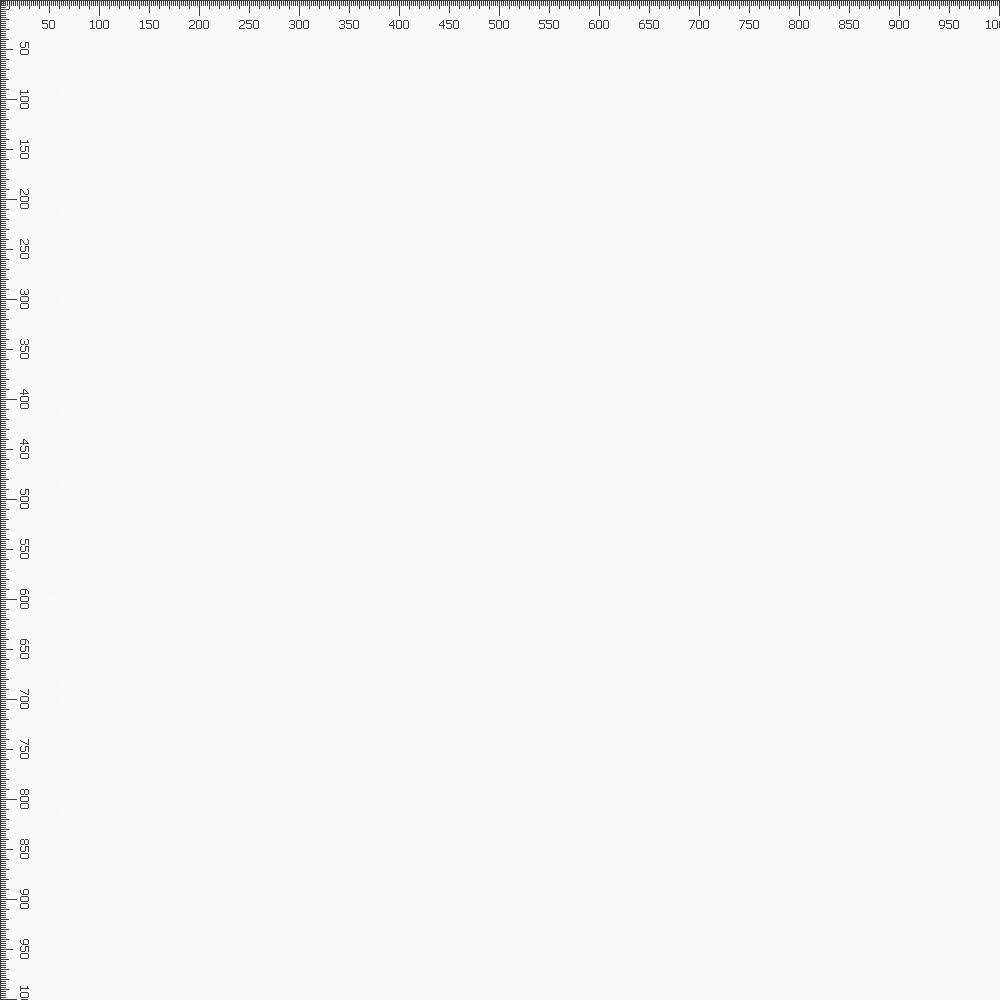
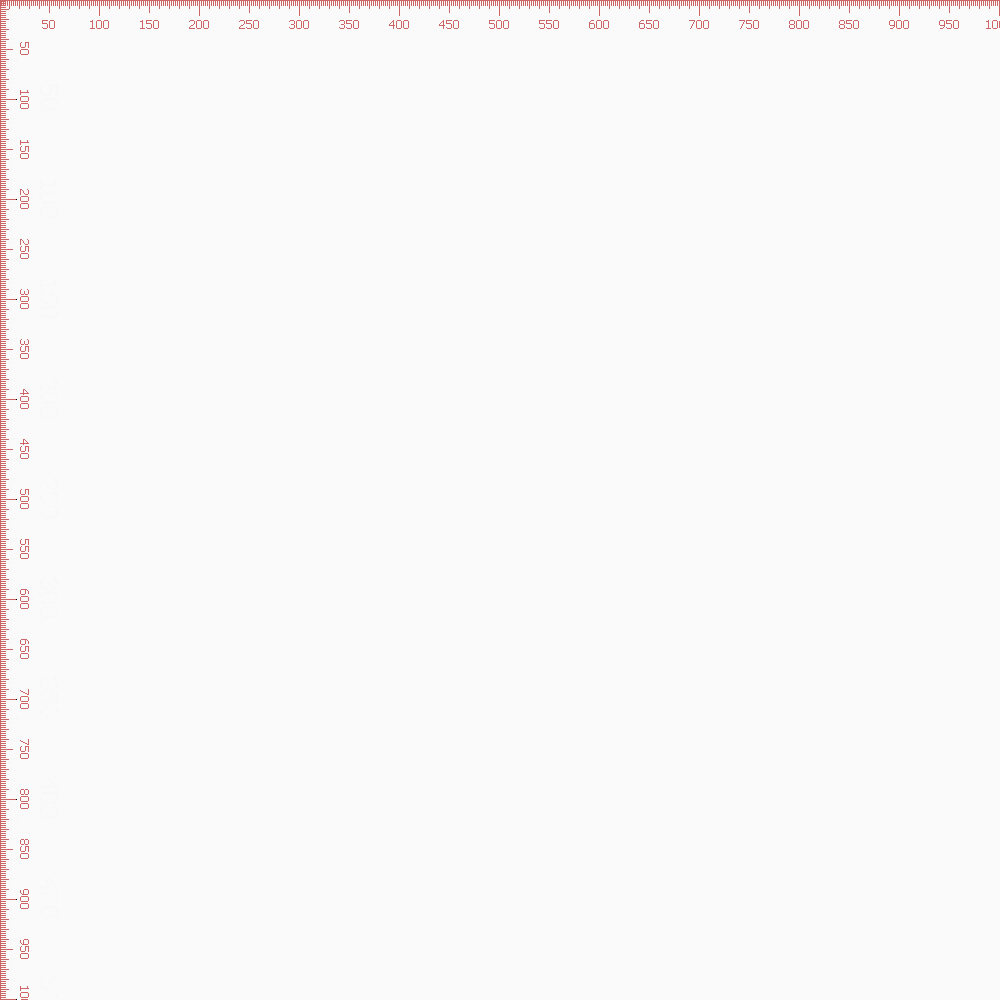
The second (1000, 1000) image is a revision of the first. Changes to its layers:
added group "组 2 副本" with 20 layers above "组 2" over [20, 42, 29, 1000]
added layer "矩形 31 副本" (1st of 2, in "组 2 副本") in group "组 2 副本" over [20, 239, 29, 259]
added layer "矩形 31" (1st of 2, in "组 2 副本") in group "组 2 副本" over [20, 189, 29, 209]
added layer "矩形 20 副本 8" (1st of 2, in "组 2 副本") in group "组 2 副本" over [20, 289, 29, 309]
added layer "矩形 38 副本" (1st of 2, in "组 2 副本") in group "组 2 副本" over [20, 339, 29, 359]
added layer "矩形 20 副本 14" (1st of 2, in "组 2 副本") in group "组 2 副本" over [20, 489, 29, 509]
added layer "矩形 20 副本 17" (1st of 2, in "组 2 副本") in group "组 2 副本" over [20, 589, 29, 609]
added layer "矩形 20 副本 20" (1st of 2, in "组 2 副本") in group "组 2 副本" over [20, 689, 29, 709]
added layer "矩形 63 副本" (1st of 2, in "组 2 副本") in group "组 2 副本" over [20, 839, 29, 859]
added layer "矩形 63" (1st of 2, in "组 2 副本") in group "组 2 副本" over [20, 789, 29, 809]
added layer "矩形 20 副本 27" (1st of 2, in "组 2 副本") in group "组 2 副本" over [20, 939, 29, 959]
added layer "矩形 20 副本 26" (1st of 2, in "组 2 副本") in group "组 2 副本" over [20, 889, 29, 909]
added layer "矩形 20 副本 21" (1st of 2, in "组 2 副本") in group "组 2 副本" over [20, 739, 29, 759]
added layer "矩形 20 副本 18" (1st of 2, in "组 2 副本") in group "组 2 副本" over [20, 639, 29, 659]
added layer "矩形 20 副本 15" (1st of 2, in "组 2 副本") in group "组 2 副本" over [20, 539, 29, 559]
added layer "矩形 20 副本 12" (1st of 2, in "组 2 副本") in group "组 2 副本" over [20, 439, 29, 459]
added group "组 2" with 20 layers above "组 1" over [42, 20, 1000, 29]
added group "组 1" with 2 layers above "图层 2 副本 2" over [0, 0, 1000, 1000]
added layer "矩形 10 副本" in group "组 1" over [0, 0, 16, 1000]
added layer "矩形 10" in group "组 1" over [0, 0, 1000, 16]
added layer "图层 2 副本 2" above "图层 1" over [0, 0, 1000, 1000]
moved "图层 1" above "图层 2" over [0, 0, 1000, 1000]
hid "图层 2" over [0, 0, 66, 1000]
hid "图层 0" over [0, 0, 1000, 32]
…and 25 more changes (25 added)
